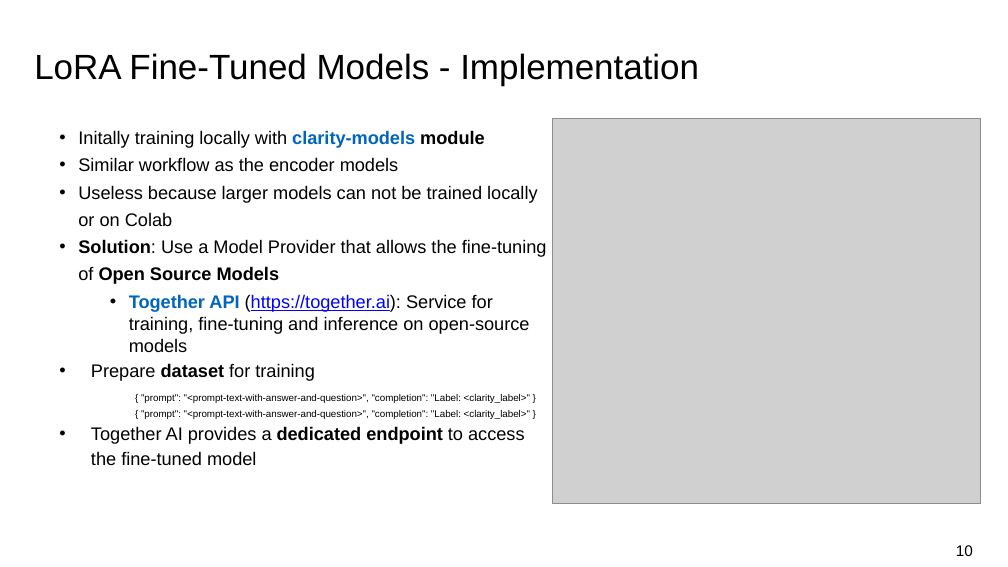
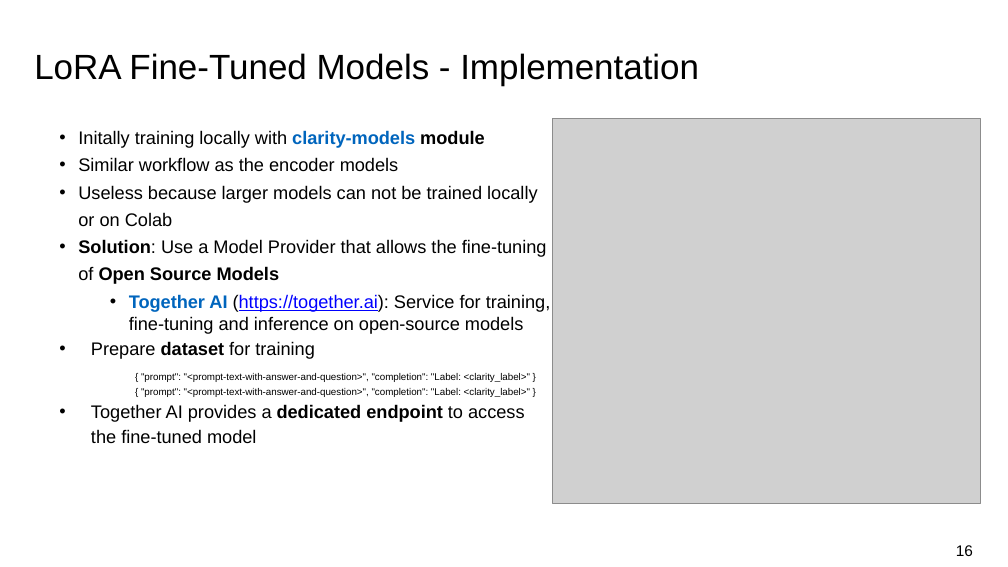
Before and after one commit to omarelbeltagy/clarity, a slide deck: slide 16 of assets/presentation/03 - Pipeline and Initial Experiments.pptx (slide 10 before the commit). Drawn at 1008x567 pixels with LibreOffice and Linux fonts; fonts in the diff are those of the drawing; grey boxes stand for pictures; background and template pictures are left out. Boxes give left, top, right and bottom in pixels: in the first picture for what was removed or moved away, otherwise in the second. Text is boxed around its words. In the diff, an @@ line names an element or a change of style, - is before the commit and + after.

```diff
--- a/assets/presentation/03 - Pipeline and Initial Experiments.pptx
+++ b/assets/presentation/03 - Pipeline and Initial Experiments.pptx
@@ text at (129, 294, 551, 334): text changed @@
-          • Together API (https://together.ai): Service for training, fine-tuning and inference on open-source models
+          • Together AI (https://together.ai): Service for training, fine-tuning and inference on open-source models
@@ page number at (956, 545, 973, 556): text changed @@
-10
+16
```
Also in this commit, not shown: 3 other slides changed, 8 slides added, 6 slides removed.
